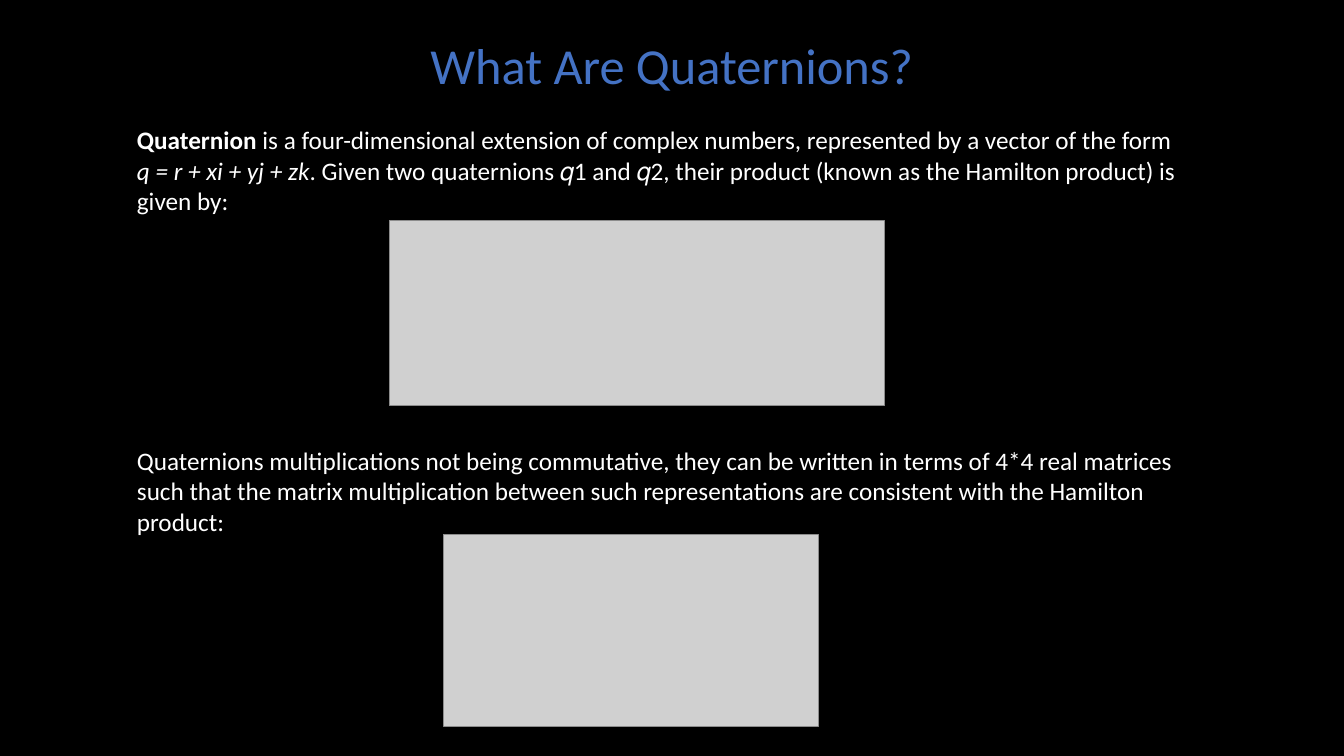
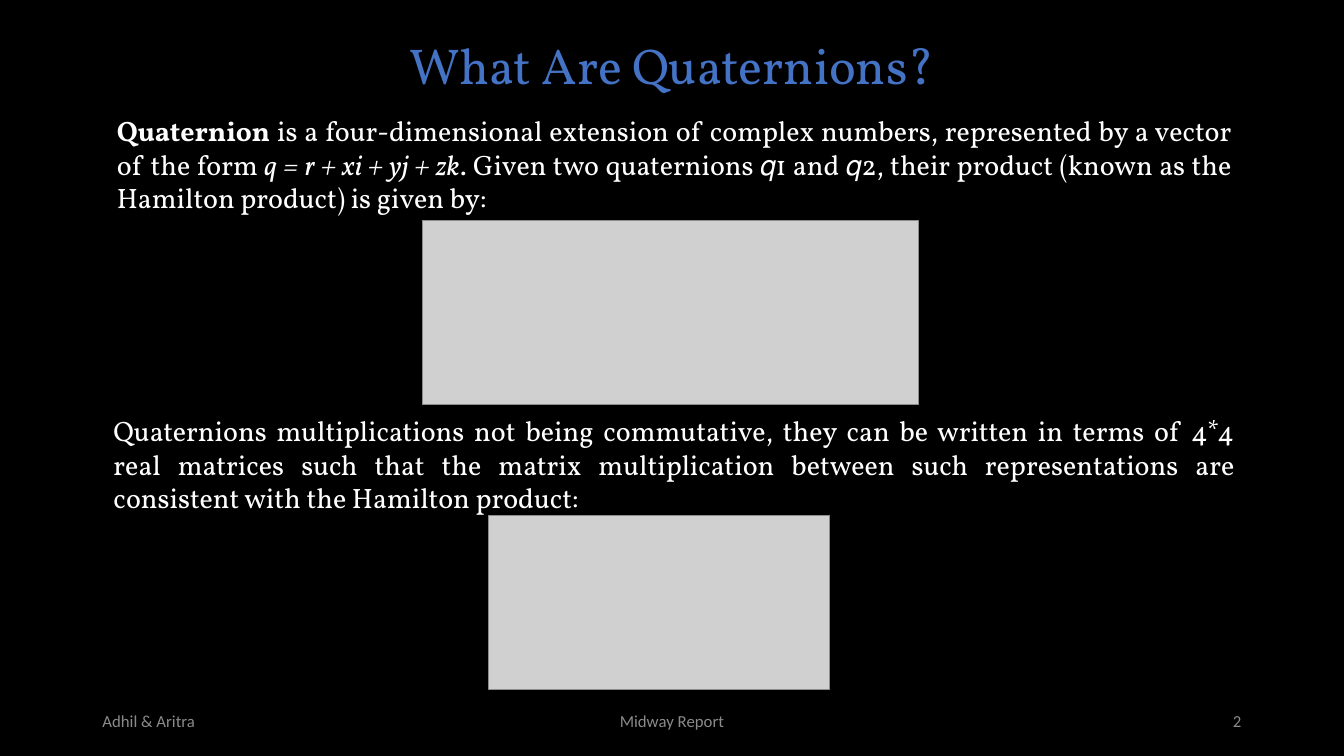
Before and after one commit to smlab-niser/23cs460, a slide deck: slide 2 of projects/group2/mid_slide.pptx. Drawn at 1344x756 pixels with LibreOffice and Linux fonts; fonts in the diff are those of the drawing; grey boxes stand for pictures. Boxes give left, top, right and bottom in pixels: in the first picture for what was removed or moved away, otherwise in the second. Text is boxed around its words. In the diff, an @@ line names an element or a change of style, - is before the commit and + after.

```diff
--- a/projects/group2/mid_slide.pptx
+++ b/projects/group2/mid_slide.pptx
@@ text "What Are Quaternions?": place and size @@
-text "What Are Quaternions?" at bbox=[430, 49, 913, 91]
+text "What Are Quaternions?" at bbox=[409, 48, 935, 93]
@@ text "What Are Quaternions?" at bbox=[409, 48, 935, 93]: font Calibri to Vollkorn @@
@@ text "Quaternion is a four-dimensional extension ...": place and size @@
-text "Quaternion is a four-dimensional extension ..." at bbox=[137, 131, 1175, 215]
+text "Quaternion is a four-dimensional extension ..." at bbox=[117, 121, 1232, 221]
@@ text "Quaternion is a four-dimensional extension ..." at bbox=[117, 121, 1232, 221]: size 18 to 20 pt, font Calibri to Vollkorn; alignment left to justified @@
@@ picture: place and size @@
-picture at bbox=[389, 221, 885, 405]
+picture at bbox=[422, 220, 919, 404]
@@ text "Quaternions multiplications not being commutative, ..." at bbox=[113, 420, 1234, 522]: size 18 to 20 pt, font Calibri to Vollkorn; alignment left to justified @@
@@ text "Quaternions multiplications not being commutative, ...": place and size @@
-text "Quaternions multiplications not being commutative, ..." at bbox=[137, 452, 1172, 535]
+text "Quaternions multiplications not being commutative, ..." at bbox=[113, 420, 1234, 522]
@@ picture: place and size @@
-picture at bbox=[444, 535, 820, 727]
+picture at bbox=[489, 515, 831, 689]
@@ text added at bbox=[102, 715, 195, 727], 12 pt, text #8C8C8C @@
+Adhil & Aritra
@@ text added at bbox=[620, 715, 724, 730], 12 pt, text #8C8C8C @@
+Midway Report
@@ page number added at bbox=[1233, 716, 1241, 727], 12 pt, text #8C8C8C @@
+2
```
Also in this commit, not shown: 6 other slides changed, 3 slides added, 2 slides removed, 1 other file.
